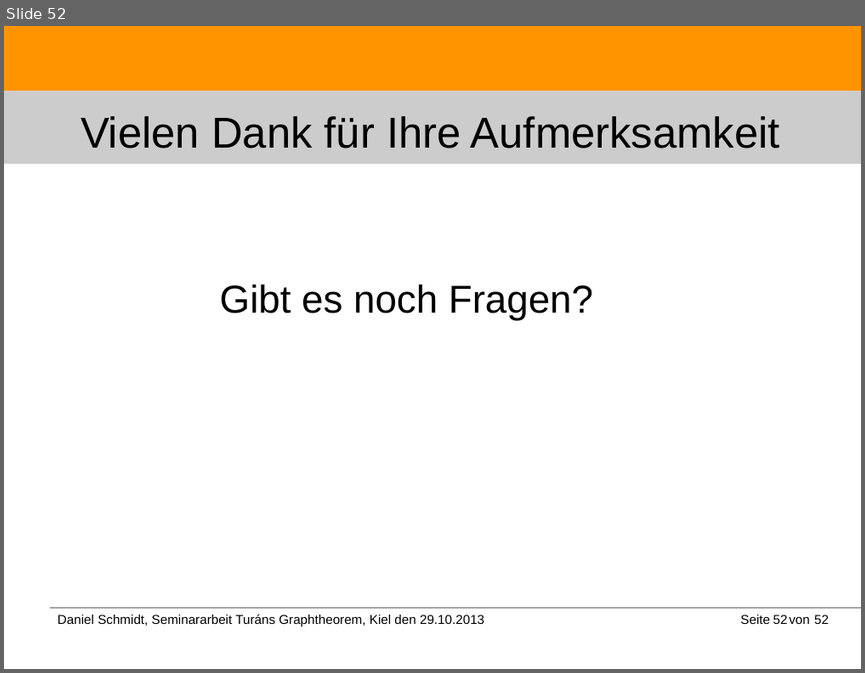
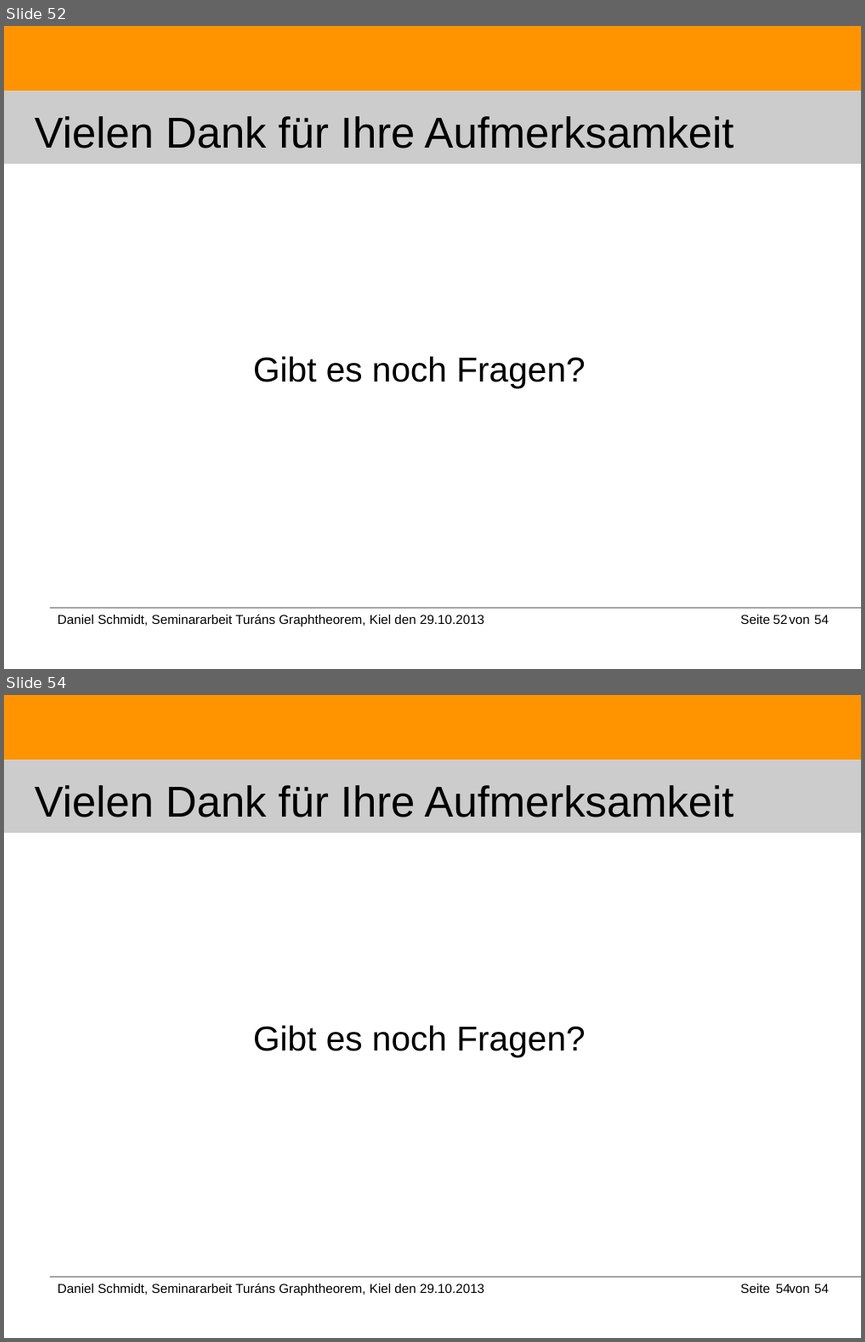
Before and after one commit to DanielMSchmidt/kombinatorik, a slide deck: Kombinatorik.odp. Shown one above the other, each under a label of ours: slide 52 before the commit, slides 52 and 54 after it; the slides between them are not shown. The pictures are 865x673 and 865x1342 pixels, drawn with LibreOffice and Linux fonts; fonts in the diff are those of the drawing. Boxes give left, top, right and bottom in pixels: in the first picture for what was removed or moved away, otherwise in the second. Text is boxed around its words. In the diff, an @@ line names an element or a change of style, - is before the commit and + after.

```diff
--- a/Kombinatorik.odp
+++ b/Kombinatorik.odp
@@ slide 54 added at (4, 695, 861, 1338), background #FFFFFF; not listed: 4 template elements that a slide beside it also shows @@
@@ title added at (35, 785, 734, 817), 40 pt, text #000000 @@
+Vielen Dank für Ihre Aufmerksamkeit
@@ title added at (253, 1025, 585, 1056), 32 pt, text #000000 @@
+Gibt es noch Fragen?
@@ text added at (740, 1283, 770, 1293), 12 pt, text #000000 @@
+Seite
@@ page number added at (776, 1283, 790, 1293), 12 pt, text #000000 @@
+54
@@ text added at (789, 1285, 810, 1293), 12 pt, text #000000 @@
+von
@@ text added at (814, 1283, 828, 1293), 12 pt, text #000000 @@
+54
@@ slide 52 changed as well @@
@@ title "Vielen Dank für Ihre Aufmerksamkeit" at (35, 116, 734, 148): alignment centre to left @@
@@ title "Gibt es noch Fragen?": place and size @@
-title "Gibt es noch Fragen?" at (220, 284, 593, 320)
+title "Gibt es noch Fragen?" at (253, 356, 585, 387)
@@ title "Gibt es noch Fragen?" at (253, 356, 585, 387): size 36 to 32 pt; line spacing 1 to 0.9; more space between paragraphs; vertical alignment top to bottom @@
@@ text at (814, 614, 828, 624): text changed @@
-52
+54
```
Also in this commit, not shown: 50 other slides changed, 1 other slide added, 2 other files.
